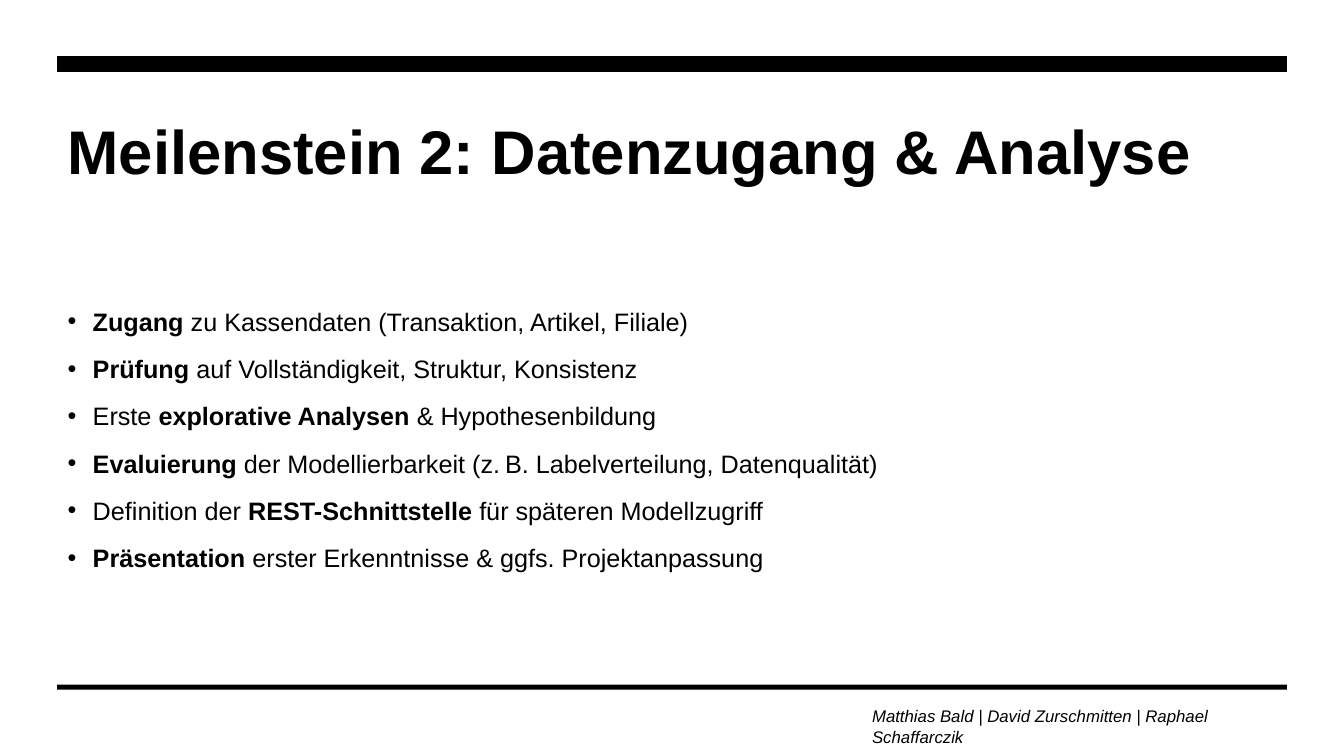
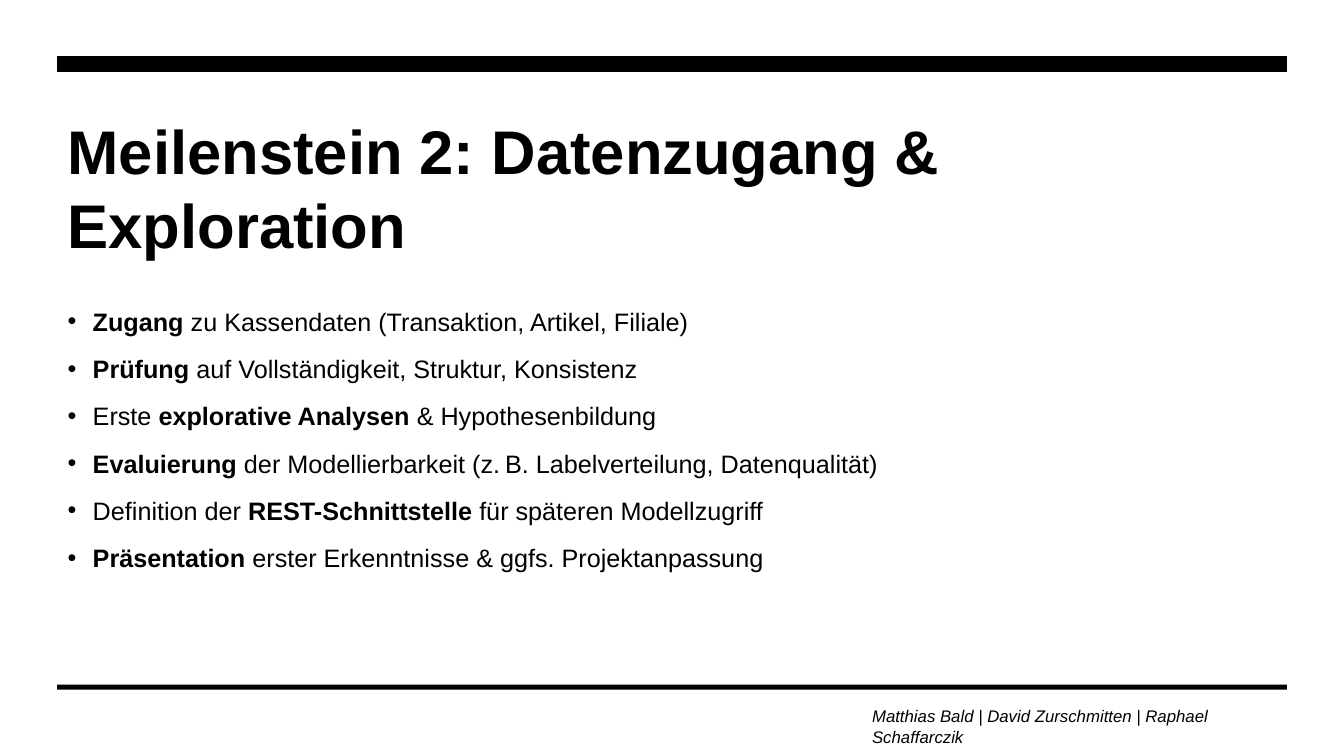
Before and after one commit to zurdavid/projektpraktikum-datascience, a slide deck: slide 9 of präsentationen/Abschlusspräsentation_Entwurf.pptx (slide 10 before the commit). Drawn at 1344x756 pixels with LibreOffice and Linux fonts; fonts in the diff are those of the drawing. Boxes give left, top, right and bottom in pixels: in the first picture for what was removed or moved away, otherwise in the second. Text is boxed around its words. In the diff, an @@ line names an element or a change of style, - is before the commit and + after.

```diff
--- a/präsentationen/Abschlusspräsentation_Entwurf.pptx
+++ b/präsentationen/Abschlusspräsentation_Entwurf.pptx
@@ title at (68,129,878,260): text changed @@
-Meilenstein 2: Datenzugang & Analyse
+Meilenstein 2: Datenzugang & Exploration
```
Also in this commit, not shown: 9 other slides changed, 4 slides added, 4 slides removed, 2 other files.
